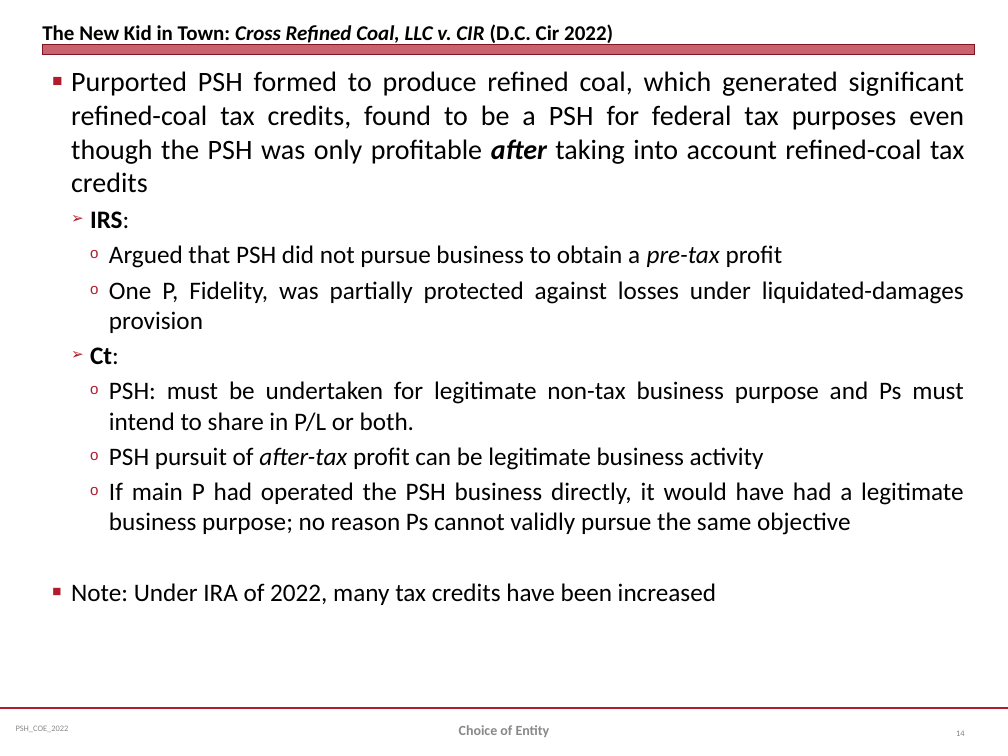
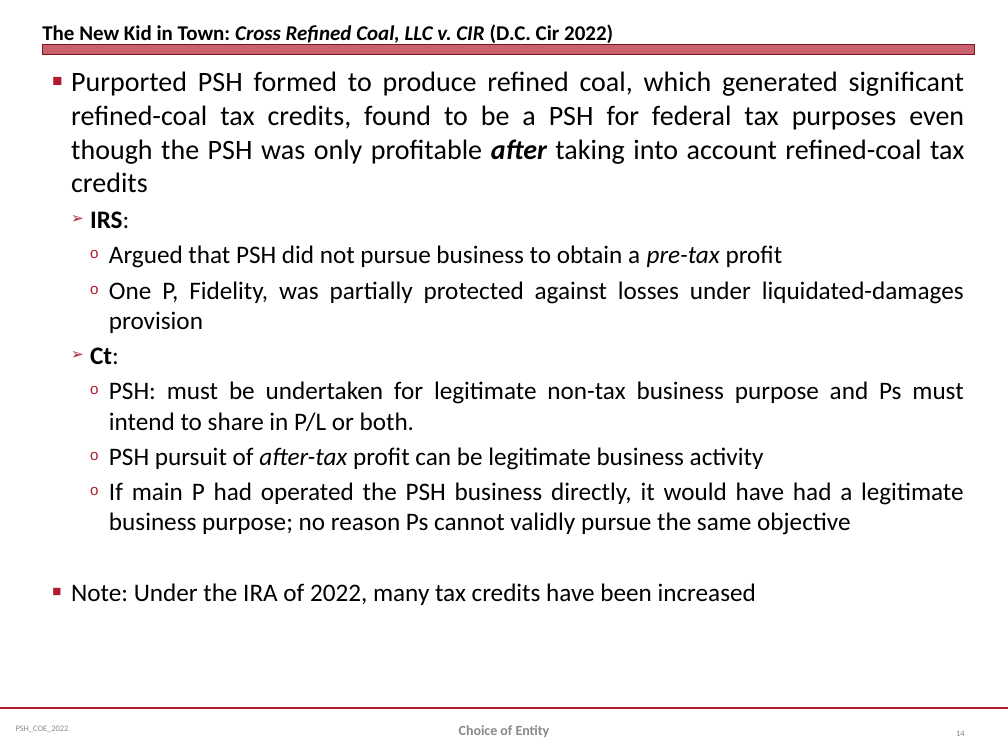
Before and after one commit to jmc877/Partnership-Tax, a slide deck: slide 14 of slides/PSH_COEntity_2022.pptx. Drawn at 1008x756 pixels with LibreOffice and Linux fonts; fonts in the diff are those of the drawing. Boxes give left, top, right and bottom in pixels: in the first picture for what was removed or moved away, otherwise in the second. Text is boxed around its words. In the diff, an @@ line names an element or a change of style, - is before the commit and + after.

```diff
--- a/slides/PSH_COEntity_2022.pptx
+++ b/slides/PSH_COEntity_2022.pptx
@@ text at box(71, 583, 756, 605): text changed @@
-■ Note: Under IRA of 2022, many tax credits have been increased
+■ Note: Under the IRA of 2022, many tax credits have been increased
```
Also in this commit, not shown: 1 other slide changed, 1 other file.
